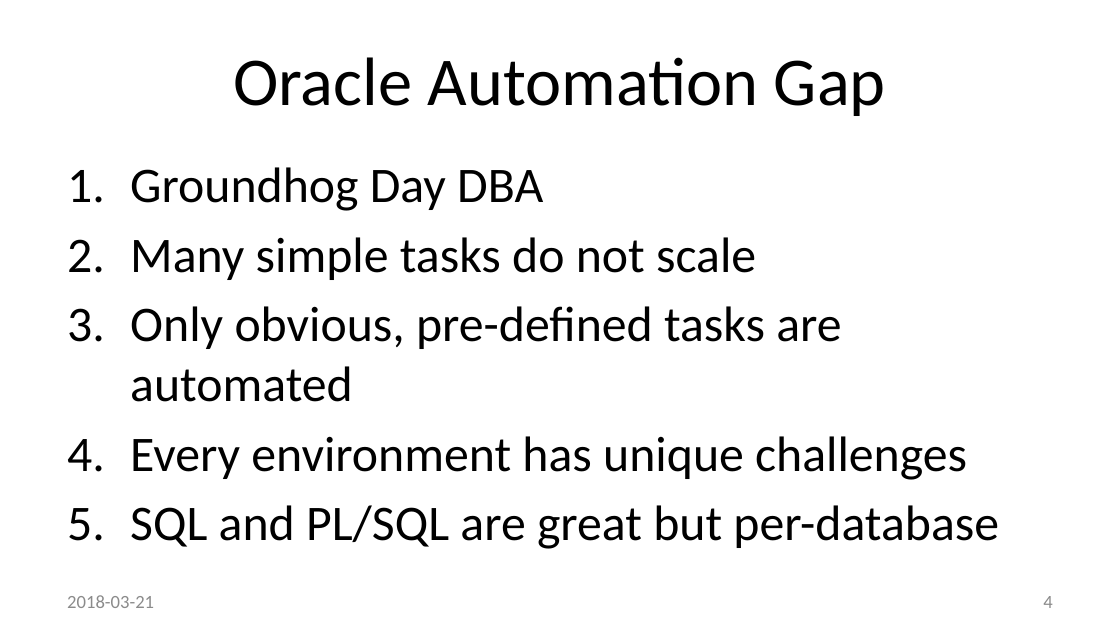
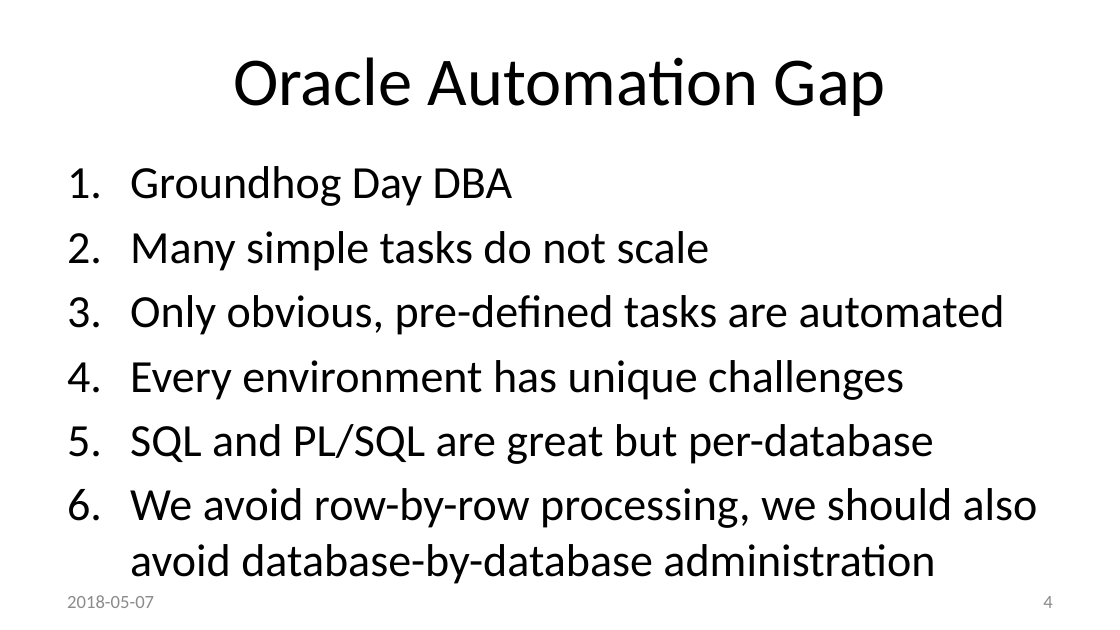
Before and after one commit to method5/method5.github.io, a slide deck: slide 4 of presentations/Method5.pptx. Drawn at 1120x630 pixels with LibreOffice and Linux fonts; fonts in the diff are those of the drawing; background and template pictures are left out. Boxes give left, top, right and bottom in pixels: in the first picture for what was removed or moved away, otherwise in the second. Text is boxed around its words. In the diff, an @@ line names an element or a change of style, - is before the commit and + after.

Commit message:
Updates and simplified wording
1. Updated experience from 15 to 17 years
2. Reworded "A Robust Solution" and updated some statistics.
3. Added "saved" to "Exceptions and Metadata" in "Advantages" slide.
4. Added space between function and procedure for "Interface" slide.
5. Simplified "Minimum Privileges" slide.
6. Added "database-by-database" line to "Oracle Automation Gap" slide.
7. Simplified last slide.

```diff
--- a/presentations/Method5.pptx
+++ b/presentations/Method5.pptx
@@ text at bbox=[130, 166, 1005, 464]: size 32 to 29.6 pt in "Groundhog Day DBA", "Many simple tasks do not scale", "Only obvious, pre-defined tasks are automated", "Every environment has unique challenges" and 1 more places @@
@@ text at bbox=[130, 488, 1038, 584]: paragraph added @@
+6. We avoid row-by-row processing, we should also avoid database-by-database administration
@@ text at bbox=[67, 595, 154, 608]: text changed @@
-2018-03-21
+2018-05-07
```
Also in this commit, not shown: 24 other slides changed.
